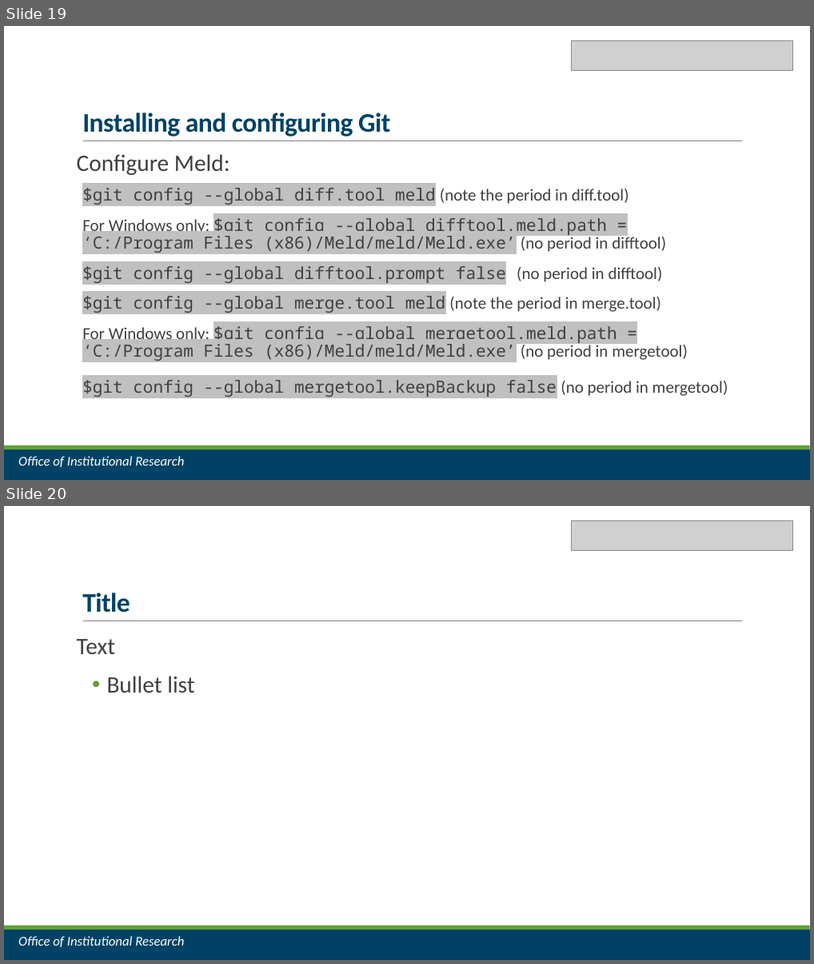
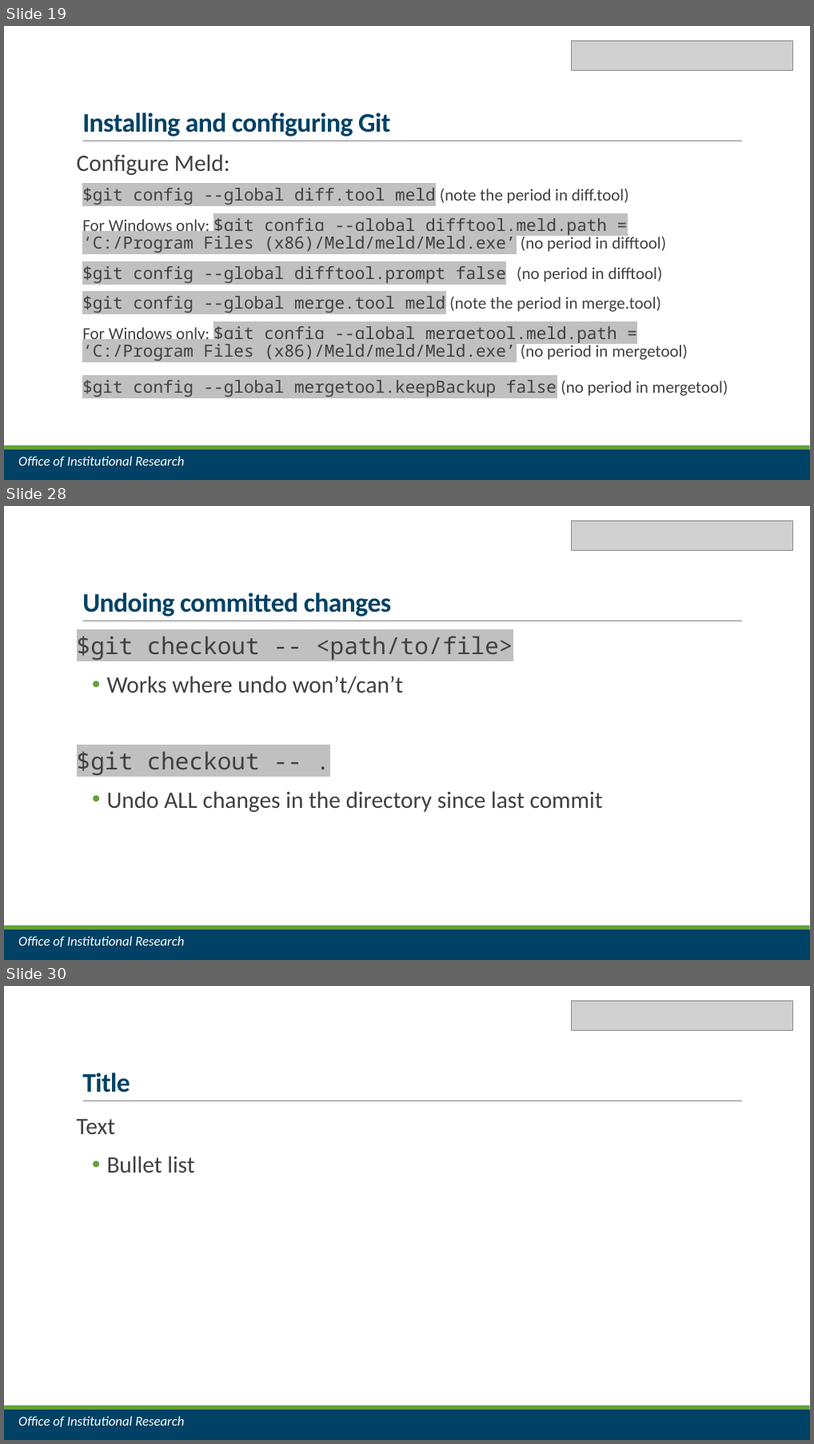
Before and after one commit to jrf1111/Do-You-Git-It-Now, a slide deck: Do You Git It Now.pptx. Shown one above the other, each under a label of ours: slides 19 and 20 before the commit, slides 19, 28 and 30 after it; the slides between them are not shown. The pictures are 814x964 and 814x1444 pixels, drawn with LibreOffice and Linux fonts; fonts in the diff are those of the drawing; grey boxes stand for pictures. Boxes give left, top, right and bottom in pixels: in the first picture for what was removed or moved away, otherwise in the second. Text is boxed around its words. In the diff, an @@ line names an element or a change of style, - is before the commit and + after.

```diff
--- a/Do You Git It Now.pptx
+++ b/Do You Git It Now.pptx
@@ slide 28 added at <box>4,506,810,960</box>, background #FFFFFF; not listed: 3 template elements that a slide beside it also shows @@
@@ picture added at <box>572,520,794,550</box> @@
@@ title added at <box>82,592,391,616</box>, 32 pt, text #004265, bold @@
+Undoing committed changes
@@ text added at <box>77,636,603,812</box>, 28 pt, text #404040 @@
+$git checkout -- <path/to/file>
+• Works where undo won’t/can’t
+$git checkout -- .
+• Undo ALL changes in the directory since last commit
@@ text added at <box>18,936,184,947</box>, 16 pt, text #FFFFFF, italic @@
+Office of Institutional Research
@@ what was slide 20 is now slide 30 @@
```
Also in this commit, not shown: 2 slides changed, 8 other slides added, 1 other file.
